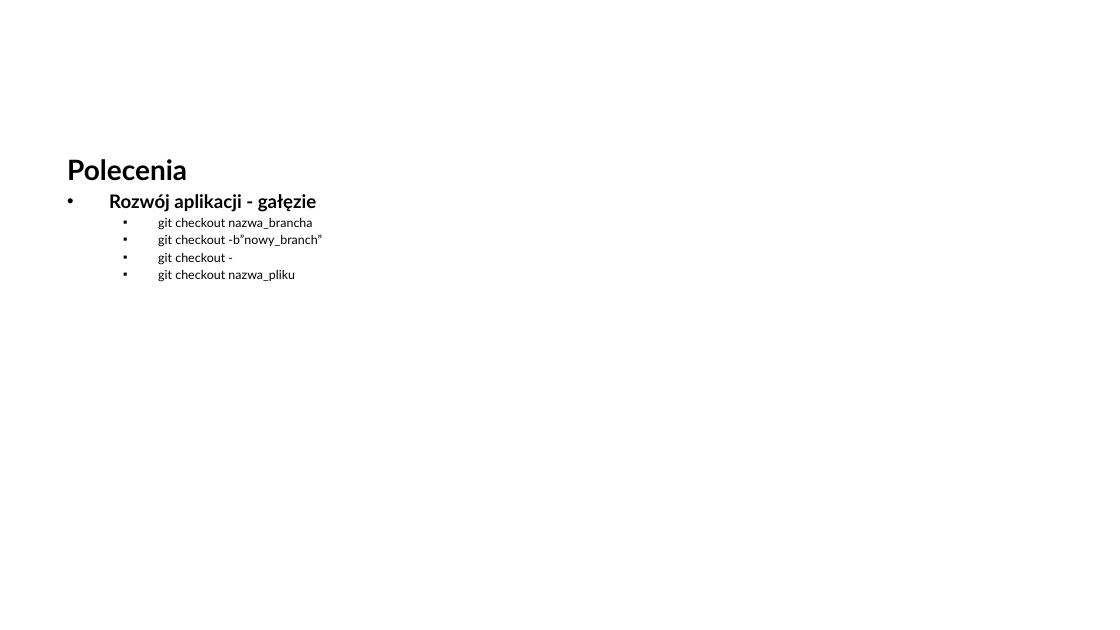
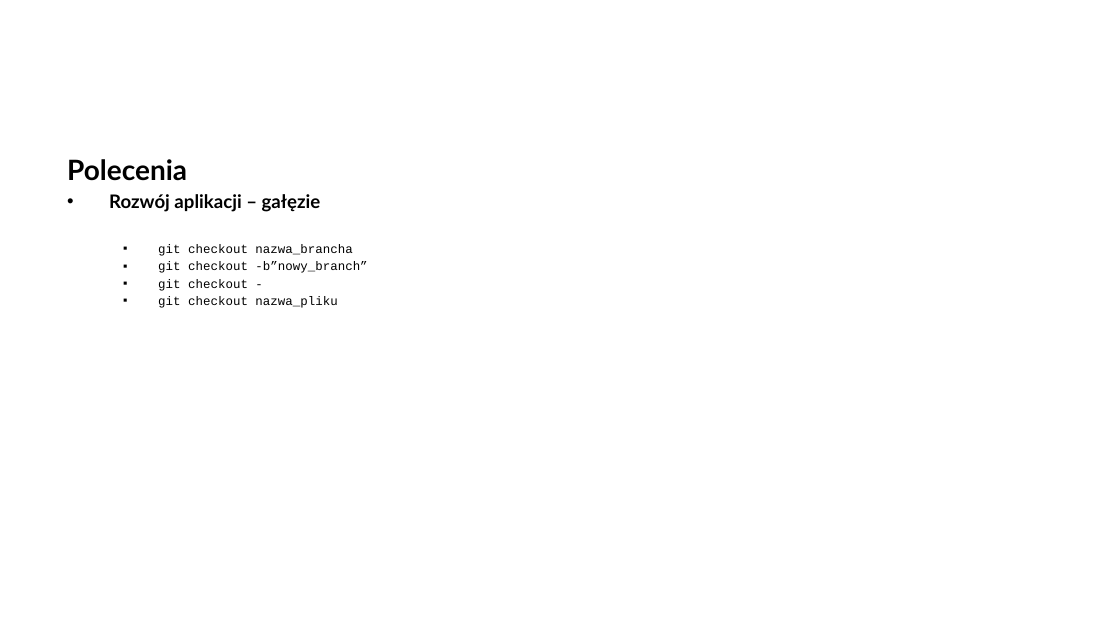
Before and after one commit to arturkwiek/gitlab-tutorial, a slide deck: slide 16 of gitLab - tutorial - git.pptx (slide 15 before the commit). Drawn at 1120x630 pixels with LibreOffice and Linux fonts; fonts in the diff are those of the drawing; background and template pictures are left out. Boxes give left, top, right and bottom in pixels: in the first picture for what was removed or moved away, otherwise in the second. Text is boxed around its words. In the diff, an @@ line names an element or a change of style, - is before the commit and + after.

```diff
--- a/gitLab - tutorial - git.pptx
+++ b/gitLab - tutorial - git.pptx
@@ text at (109,194,321,212): text changed @@
-• Rozwój aplikacji - gałęzie
+• Rozwój aplikacji – gałęzie
@@ text at (158,244,367,308): font Lato to Courier New in "git checkout nazwa_brancha", "git checkout -b”nowy_branch”", "git checkout -", "git checkout nazwa_pliku" @@
```
Also in this commit, not shown: 9 other slides changed, 4 slides added, 3 slides removed.
